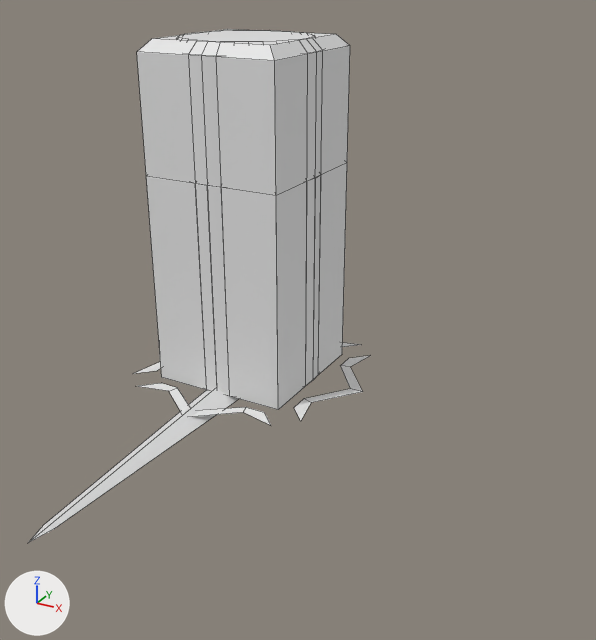
The Blender file Blends/Quatter.blend: old version first, new version second.
Camera for both pictures: a camera (50 mm lens) standing at (1.79, -2.85, 1.72) and looking at (0.49, -0.48, 0.53). The axes (+X, +Y, +Z) are drawn at lower left. The lights are the same throughout. Mesh edges are drawn as thin lines.

In view in the first picture: 'Arrow', 'Piece_SR_outline', 'Piece_SS_outline', 'Piece_TR_outline', 'Piece_TS_outline', 'Slot'.
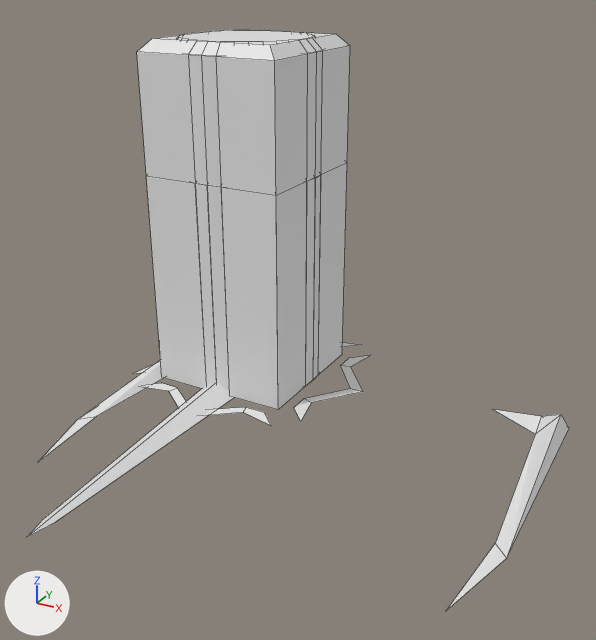
What changed in the scene script:
```text
Change me_arrow:
    where me_arrow.from_pydata(...)  # 12 vertices, 10 faces; spans x -0.25..0.25, y -1.39..0.25, z 0.0..0.05
    used by ob_arrow; location = (0.0, 0.0, 0.0)
    me_arrow part 1: the whole mesh is moved by (0.0, 0.0, 0.02)
Add me_plane_001:
    me_plane_001.from_pydata([(-0.37, -0.75, 0.02), (1.37, -0.75, 0.02), (-0.37, 0.13, 0.02), (1.37, 0.13, 0.02), (-0.28, -1.05, 0.02), (1.28, -1.05, 0.02), (1.25, 0.17, 0.02), (-0.25, 0.17, 0.02), (-0.26, 0.03, 0.02), (-0.06, 0.13, 0.02), (1.26, 0.03, 0.02), (1.06, 0.13, 0.02), (-0.32, -0.69, 0.02), (1.32, -0.69, 0.02), (-0.34, 0.09, 0.1), (1.34, 0.09, 0.1)], [], [(1, 3, 15), (9, 7, 8), (2, 0, 14), (10, 6, 11), (10, 13, 1, 15), (0, 4, 12), (14, 0, 12, 8), (13, 5, 1), (7, 14, 8), (7, 2, 14), (6, 10, 15), (3, 6, 15)])
Add ob_blockindicator:
    ob_blockindicator = bpy.data.objects.new('BlockIndicator', me_plane_001)
    ob_blockindicator.location = (0.0, 0.0, 0.0)
```

Pixel boxes (x1, y1, x2, y2) of what changed, in the pictures (596 x 640 px):
'BlockIndicator', added
    after: (41, 360, 569, 610)
'Arrow', mesh moved
    before: (28, 387, 238, 543)
    after: (27, 382, 234, 537)
